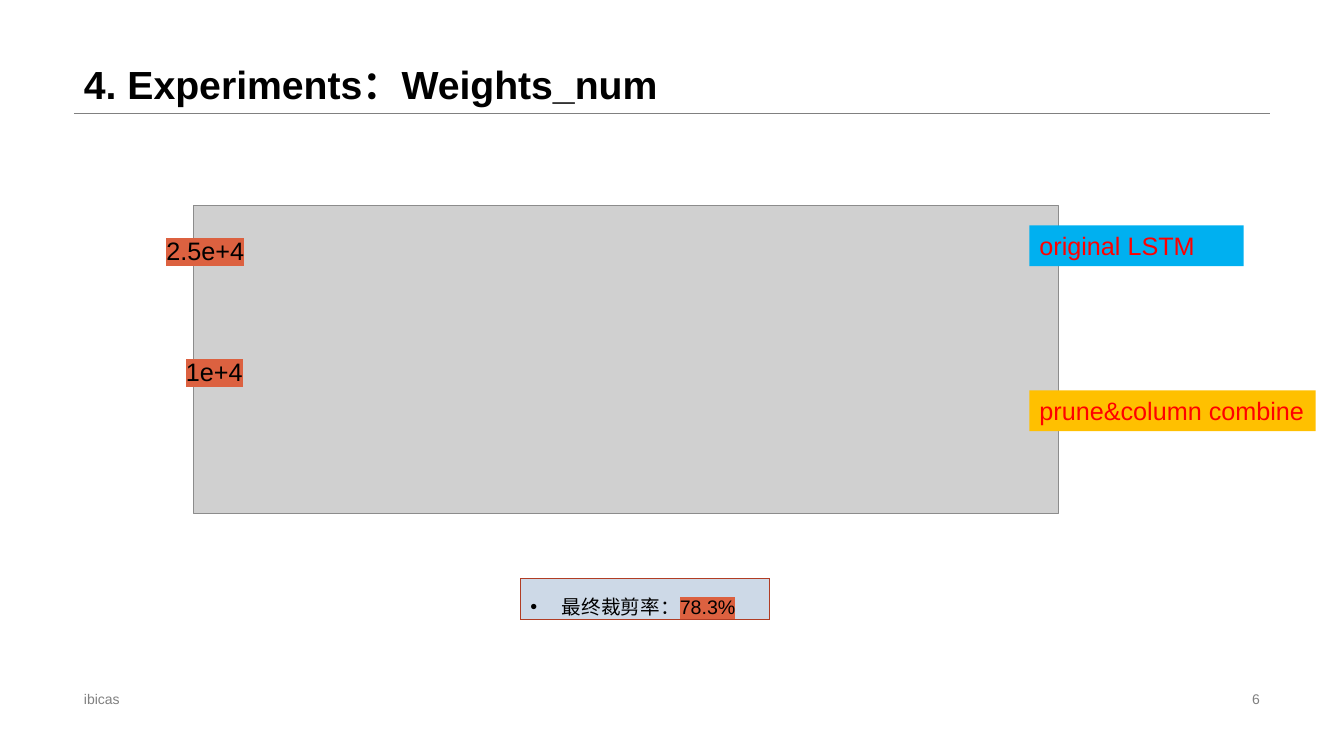
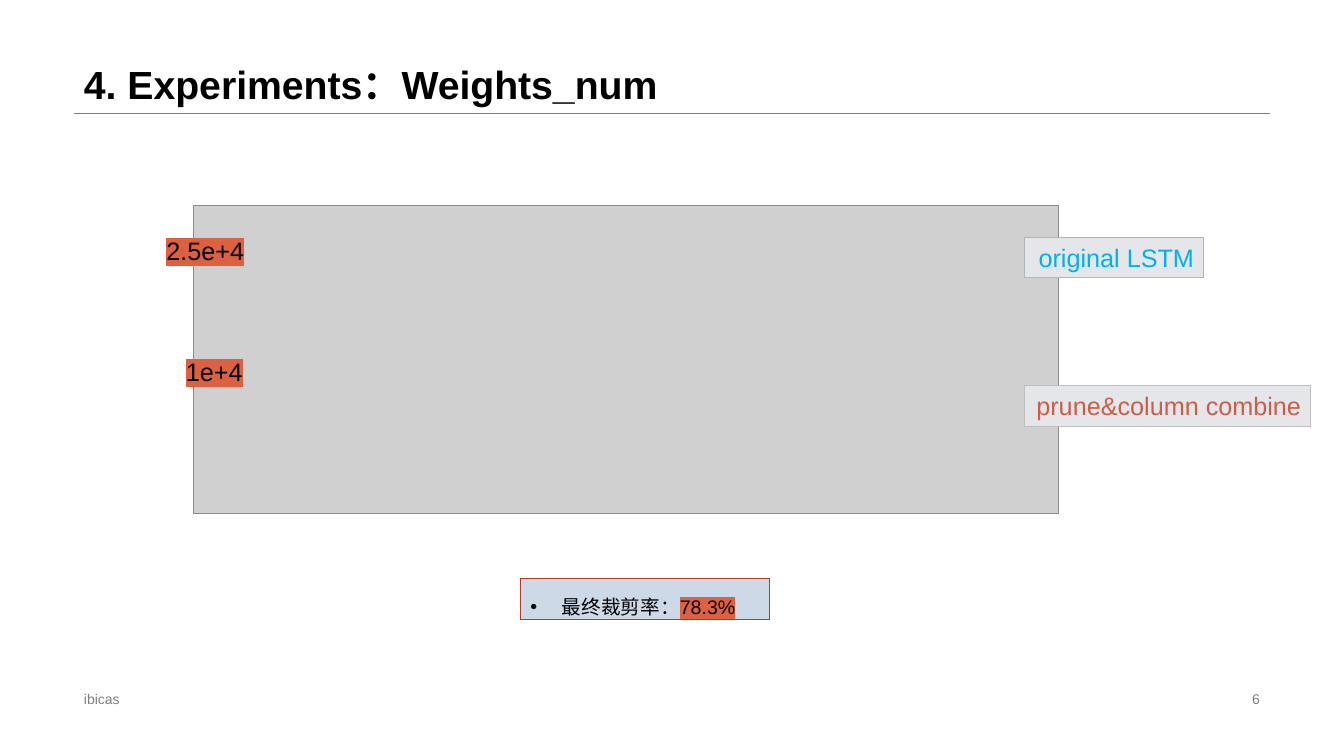
Before and after one commit to luckyqsz/BCRC-ASAGroup, a slide deck: slide 6 of Yanhong Wang/2020/20200116 lstm+prune+colcombine.pptx. Drawn at 1344x756 pixels with LibreOffice and Linux fonts; fonts in the diff are those of the drawing; grey boxes stand for pictures. Boxes give left, top, right and bottom in pixels: in the first picture for what was removed or moved away, otherwise in the second. Text is boxed around its words. In the diff, an @@ line names an element or a change of style, - is before the commit and + after.

```diff
--- a/Yanhong Wang/2020/20200116 lstm+prune+colcombine.pptx
+++ b/Yanhong Wang/2020/20200116 lstm+prune+colcombine.pptx
@@ rectangle "original LSTM": place and size @@
-rectangle "original LSTM" at (1029,226,1244,266)
+rectangle "original LSTM" at (1025,237,1205,277)
@@ rectangle "original LSTM" at (1025,237,1205,277): text colour #FF0000 to #00B0F0; alignment left to right; fill #00B0F0 to #E4E6EA; outline none to #ADB5BF 0.75 pt @@
@@ rectangle "prune&column combine": place and size @@
-rectangle "prune&column combine" at (1029,390,1316,431)
+rectangle "prune&column combine" at (1025,386,1312,426)
@@ rectangle "prune&column combine" at (1025,386,1312,426): text colour #FF0000 to #CE5D47; alignment left to right; fill #FFC000 to #E4E6EA; outline none to #BFBFBF 0.75 pt @@
```
Also in this commit, not shown: 2 other slides changed, 3 other files.
